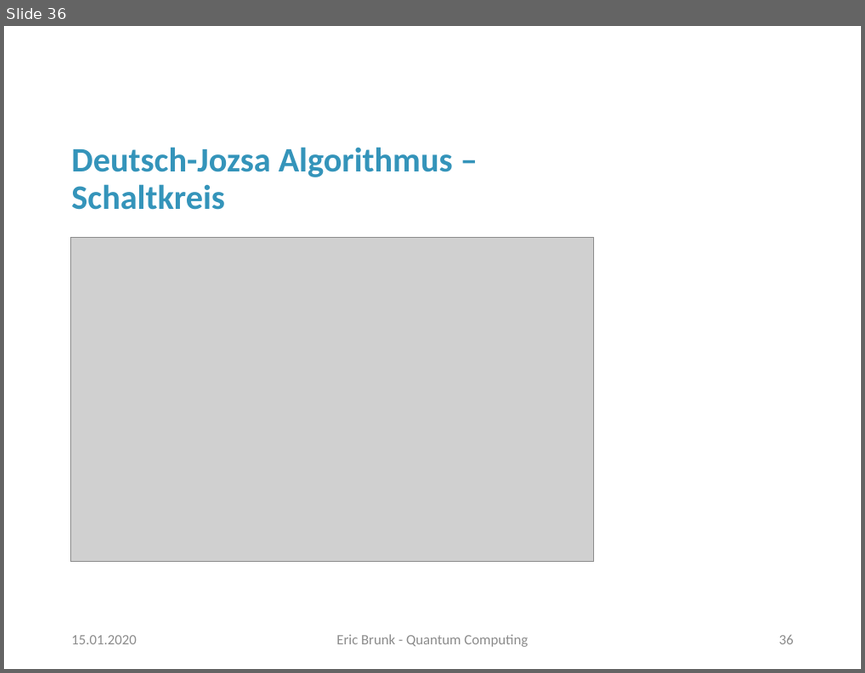
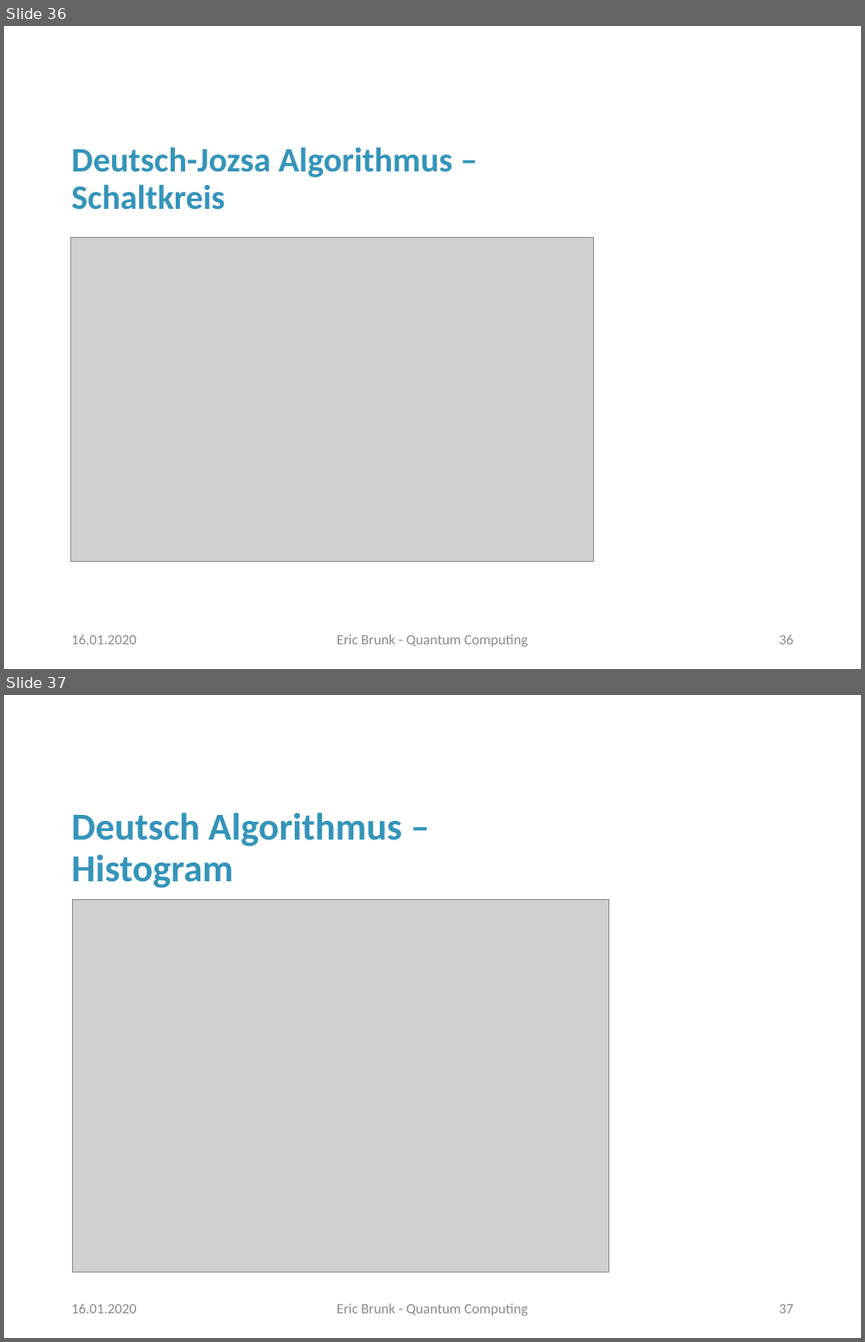
Before and after one commit to erxn91/quantum_computing, a slide deck: Präsentation.pptx. Shown one above the other, each under a label of ours: slide 36 before the commit, slides 36 and 37 after it. The pictures are 865x673 and 865x1342 pixels, drawn with LibreOffice and Linux fonts; fonts in the diff are those of the drawing; grey boxes stand for pictures; background and template pictures are left out. Boxes give left, top, right and bottom in pixels: in the first picture for what was removed or moved away, otherwise in the second. Text is boxed around its words. In the diff, an @@ line names an element or a change of style, - is before the commit and + after.

```diff
--- a/Präsentation.pptx
+++ b/Präsentation.pptx
@@ slide 37 added at (4,695,861,1338), background #FFFFFF @@
@@ title added at (71,812,402,888), 32 pt, text #3494BA, bold @@
+Deutsch Algorithmus – Histogram
@@ picture added at (73,900,609,1271) @@
@@ text added at (71,1304,136,1313), 12 pt, text #8C8C8C @@
+16.01.2020
@@ text added at (336,1303,528,1315), 12 pt, text #8C8C8C @@
+Eric Brunk - Quantum Computing
@@ page number added at (779,1304,794,1313), 12 pt, text #8C8C8C @@
+37
@@ slide 36 changed as well @@
@@ text at (71,635,136,644): text changed @@
-15.01.2020
+16.01.2020
```
Also in this commit, not shown: 36 other slides changed, 1 other slide added, 3 other files.
